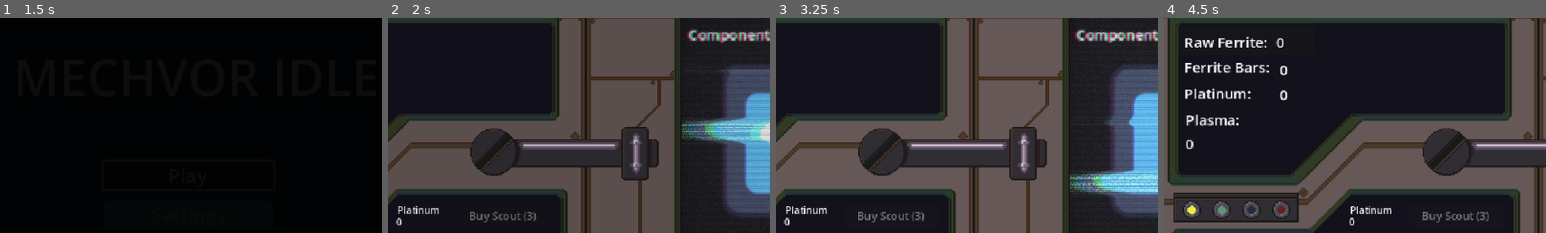
Above: before the commit, frames 1-4 (left to right).
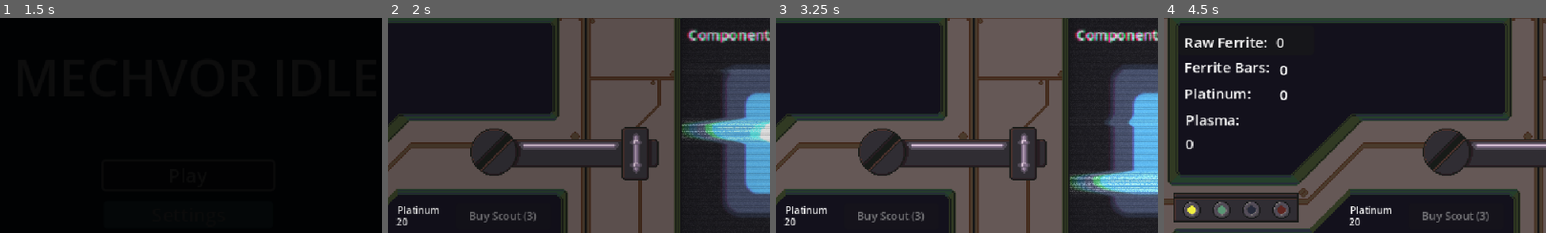
Above: after the commit, the same moments.

Repository: DennysGuy/MechvorIdle
Game: Godot game, scene res://src/scenes/MainMenu.tscn
Two runs of this game, one before a commit and one after it. Both use one fixed random seed, a clock stepped at 60 frames per second and the inputs below. The engine's default icon, where the game draws it, is replaced by a stand-in: a white triangle on a blue panel in a dark square.
Inputs (mouse positions are % of the whole screen's width and height, from its top left):
- Up to frame 1 (1.5 s): click "Play" at 0.5 s; click "Play" at 1.25 s
- Up to frame 2 (2 s): no input
- Up to frame 3 (3.25 s): move the mouse to (72, 45) at 2.02 s; hold D (move_right) 2.03-2.75 s; click (72, 45) at 2.17 s; click "Central Hub" at 2.75 s
- Up to frame 4 (4.5 s): move the mouse to (30, 55) at 3.52 s; hold A (move_left) 3.53-4.28 s; move the mouse to (60, 28) at 4.27 s; hold D (move_right) from 4.28 s (still down)
The pictures show only the part of the screen within x 24-74%, y 14-64%; the shares and areas given below are measured in that part.

Frame 1 is identical in both runs. In frame 2, less than 0.1% of the frame differs, in the area x 2-6%, y 92-97%; in frame 3, less than 0.1%; in frame 4, less than 0.1%.
Error in both runs: Cannot call method 'change_scene_to_file' on a null value. (res://src/scripts/Panels/main_menu.gd:19)

Commit message:
setting back values.

Diff:
--- a/mechvoridle/src/scripts/GameManager.gd
+++ b/mechvoridle/src/scripts/GameManager.gd
@@ -59,79 +59,77 @@
 const DRONES_TO_ACTIVATE_UFO : int = 3
 
 var drones_count : int = 0
-var drones_cost : int = 0
+var drones_cost : int = 100
 var drone_level : int = 0
-var drone_base_cost : int = 0
+var drone_base_cost : int = 200
 var drone_damage : int = 1
 
 var drone_mining_speed_level : int = 0
 var drone_mining_speed : float = 0.3
-var drone_mining_speed_base_cost : int = 0
-var drone_mining_speed_cost : int = 0
+var drone_mining_speed_base_cost : int = 200
+var drone_mining_speed_cost : int = 200
 var drone_mining_speed_upgrade_interval : float = 0.1
-var drone_damage_cost : int = 0
-var drone_damage_base_cost : int = 0
-
-var platinum_drone_cost : int = 0
+var drone_damage_cost : int = 100
+var drone_damage_base_cost : int = 150
+
+var platinum_drone_cost : int = 180
 var platinum_drone_count : int = 0
-var platinum_drone_base_cost : int = 0
+var platinum_drone_base_cost : int = 180
 
 var platinum_drone_damage_level : int = 1
 var platinum_drone_damage : int = 10
-var platinum_drone_damage_cost : int = 0
-var platinum_drone_damage_base_cost : int = 0
+var platinum_drone_damage_cost : int = 150
+var platinum_drone_damage_base_cost : int = 150
 
 var platinum_drone_mining_speed : float = 0.2
-var platinum_drone_mining_speed_cost : float = 0
-var platinum_drone_mining_speed_base_cost : float = 0
+var platinum_drone_mining_speed_cost : float = 250
+var platinum_drone_mining_speed_base_cost : float = 250
 var platinum_drone_mining_speed_level : int = 0
 var platinum_drone_mining_speed_interval : float = 0.2
 
+
 var ferrite_refinery_station_purchased = false
 
 var ferrite_refinery_speed : float = 0.08
-var ferrite_refinery_speed_cost : int = 0
-var ferrite_refinery_speed_base_cost : int = 0
+var ferrite_refinery_speed_cost : int = 100
+var ferrite_refinery_speed_base_cost : int = 100
 var ferrite_refinery_speed_level : int = 0
 var ferrite_refinery_speed_upgrade_interval : float = 0.05
 
 var ferrite_refinery_output_level : int = 0
 var output_amount : int = 4
-var output_upgrade_cost : int = 0
-var output_upgrade_base_cost : int = 0
-
-var ferrite_cost : int = 0
-var ferrite_cost_platinum_cost : int = 0
-var ferrite_cost_platinum_base_cost : int = 0
+var output_upgrade_cost : int = 300
+var output_upgrade_base_cost : int = 300
+
+var ferrite_cost : int = 8
+var ferrite_cost_platinum_cost : int = 500
+var ferrite_cost_platinum_base_cost : int = 500
 
 var plasma_generator_station_purchased = false
 
 var plasma_generator_speed_level : int = 0
 var plasma_generator_speed : float = 0.1
 var plasma_generator_speed_upgrade_interval : float = 0.05
-var plasma_generator_speed_cost : int = 0
-var plasma_generator_speed_base_cost : int = 0
+var plasma_generator_speed_cost : int = 300
+var plasma_generator_speed_base_cost : int = 300
 
 var plasma_generator_output_level : int = 0
 var plasma_generator_output : int = 4
-var plasma_generator_output_cost : int = 0
-var plasma_generator_output_base_const : int = 0
+var plasma_generator_output_cost : int = 500
+var plasma_generator_output_base_const : int = 500
 var plasma_generator_output_upgrade_interval : int = 2
 
 var plasma_generator_fuel_level : int = 0
 var plasma_generator_fuel_consumption : int = 50
 var plasma_generator_fuel_consumption_upgrade_interval : int = 5
 var plasma_generator_fuel_consumption_speed : float = 0.05
-var plasma_generator_fuel_cost : int = 0
-var plasma_generator_fuel_base_cost : int = 0
+var plasma_generator_fuel_cost : int = 3000
+var plasma_generator_fuel_base_cost : int = 3000
 
 #stats page
-var recon_scout_platinum_cost : int = 0
-var recon_scout_platinum_base_cost : int = 0
-var recon_scout_ferrite_bars_cost : int = 0
-
-
-#mech stats
+var recon_scout_platinum_cost : int = 20
+var recon_scout_platinum_base_cost : int = 20
+var recon_scout_ferrite_bars_cost : int = 100
 var total_health : int = 0
 var current_health : int = 0
 #combat
